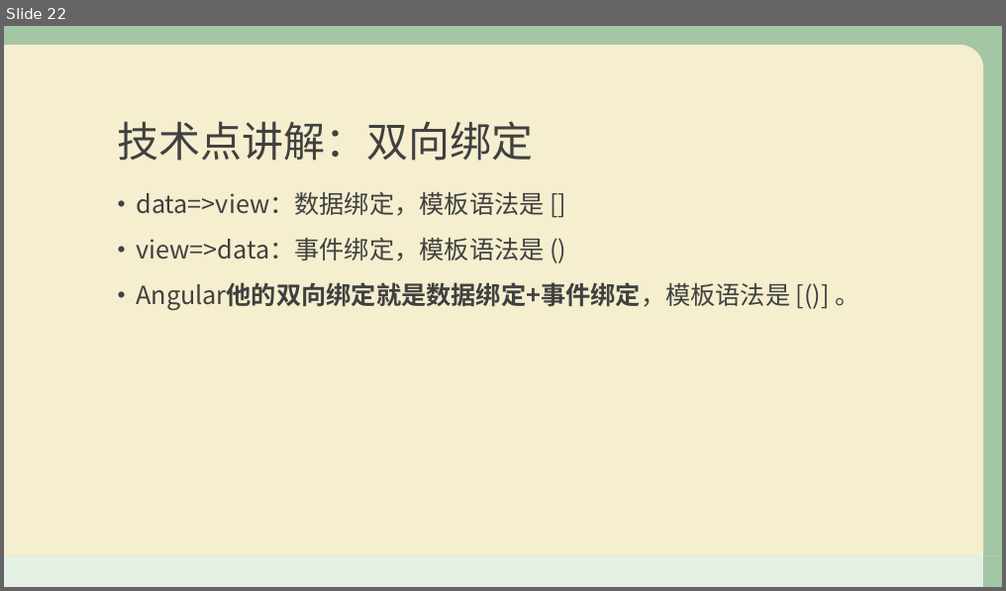
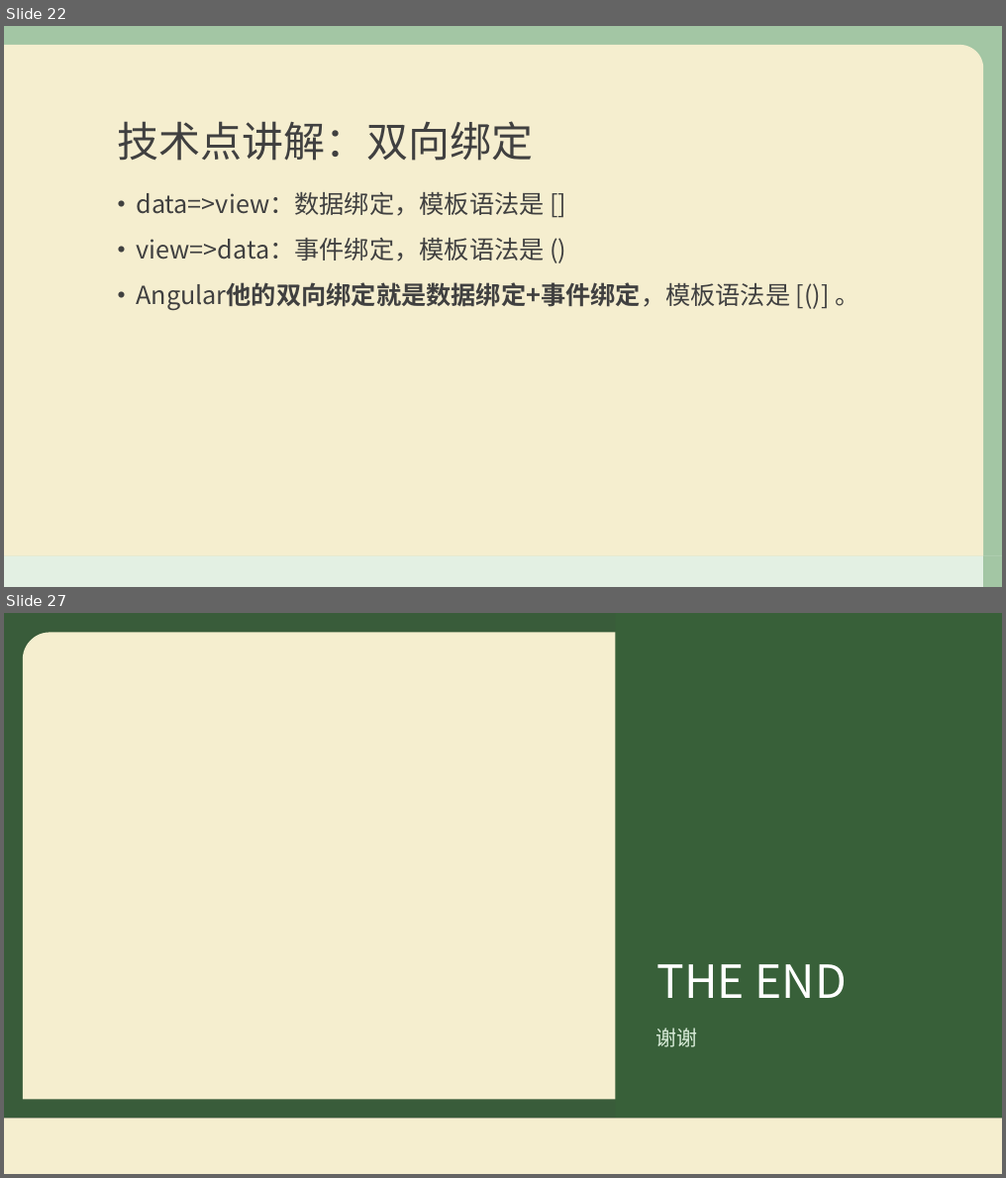
Before and after one commit to duoduoObama/web, a slide deck: 溯源前端赏析.pptx. Shown one above the other, each under a label of ours: slide 22 before the commit, slides 22 and 27 after it; the slides between them are not shown. The pictures are 1006x591 and 1006x1178 pixels, drawn with LibreOffice and Linux fonts; fonts in the diff are those of the drawing; background and template pictures are left out; a plain dark background stands for a picture behind light text. Boxes give left, top, right and bottom in pixels: in the first picture for what was removed or moved away, otherwise in the second. Text is boxed around its words. In the diff, an @@ line names an element or a change of style, - is before the commit and + after.

```diff
--- a/溯源前端赏析.pptx
+++ b/溯源前端赏析.pptx
@@ slide 27 added at (4,613,1002,1174), background picture (left out) @@
@@ rectangle added at (4,613,1002,1118), fill #488E4A at 50% opacity @@
@@ round rect added at (23,633,616,1100), fill #F5EECF @@
@@ rectangle added at (615,613,1001,1118), fill #366A38 at 32% opacity @@
@@ title added at (656,964,846,998), 44 pt, text #FFFFFF @@
+THE END
@@ text added at (656,1028,698,1048), 20 pt, text #D8EBD8 @@
+谢谢
@@ rectangle added at (4,1118,1002,1174), fill #F5EECF @@
```
Also in this commit, not shown: 5 slides changed, 2 other slides added, 10 slides removed.
